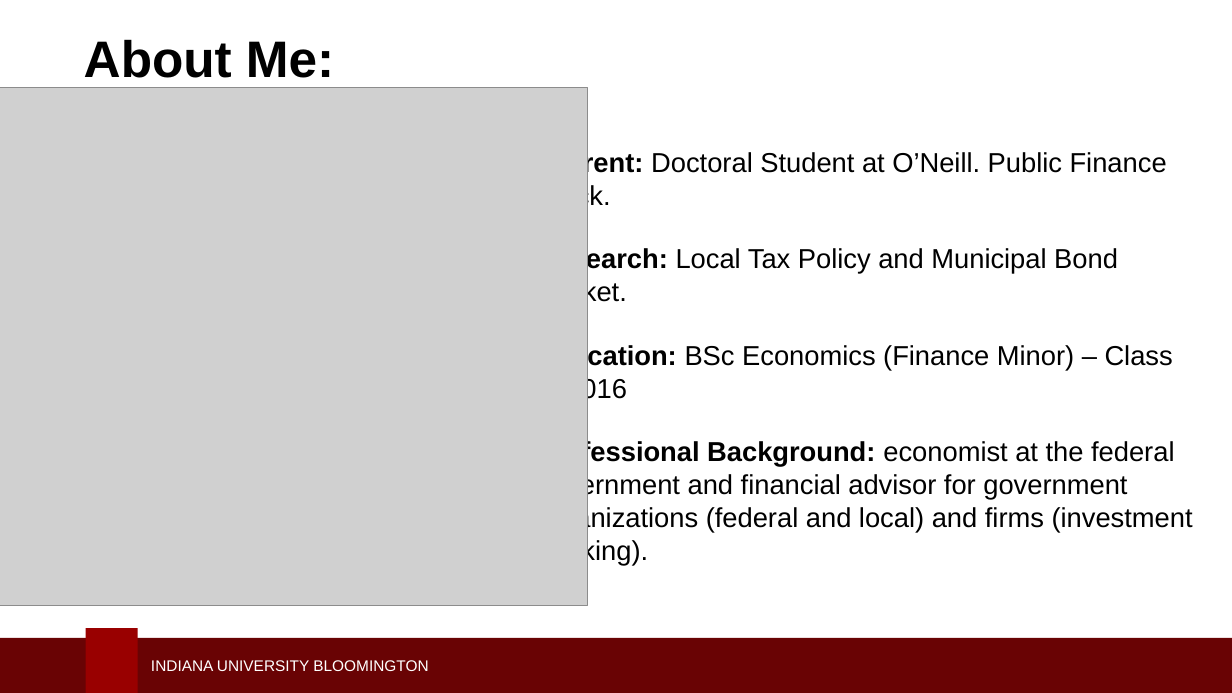
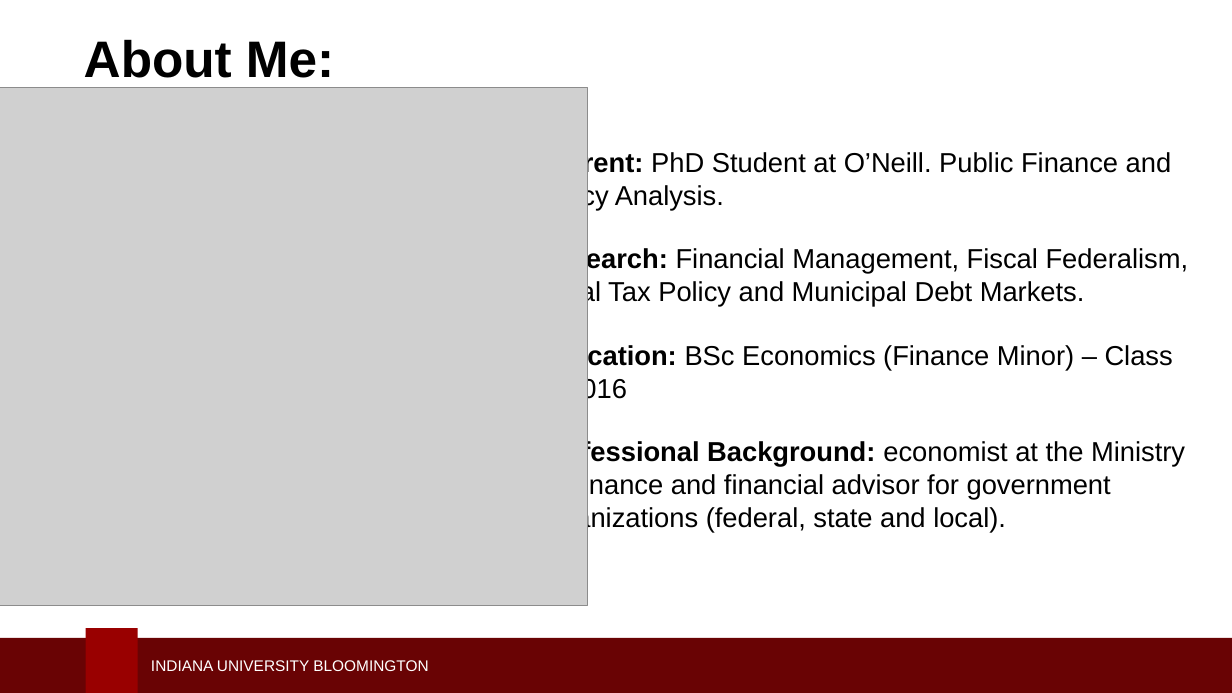
Before and after one commit to LuisNavarro07/Personal_Website, a slide deck: slide 3 of content/teaching/v202/slides/1_Introduction.pptx. Drawn at 1232x693 pixels with LibreOffice and Linux fonts; fonts in the diff are those of the drawing; grey boxes stand for pictures; background and template pictures are left out. Boxes give left, top, right and bottom in pixels: in the first picture for what was removed or moved away, otherwise in the second. Text is boxed around its words. In the diff, an @@ line names an element or a change of style, - is before the commit and + after.

```diff
--- a/content/teaching/v202/slides/1_Introduction.pptx
+++ b/content/teaching/v202/slides/1_Introduction.pptx
@@ text at (536,150,1189,307): text changed @@
-• Current: Doctoral Student at O’Neill. Public Finance Track.
-• Research: Local Tax Policy and Municipal Bond Market.
+• Current: PhD Student at O’Neill. Public Finance and Policy Analysis.
+• Research: Financial Management, Fiscal Federalism, Local Tax Policy and Municipal Debt Markets.
@@ text at (536,440,1185,533): text changed @@
-• Professional Background: economist at the federal government and financial advisor for government organizations (federal and local) and firms (investment banking).
+• Professional Background: economist at the Ministry of Finance and financial advisor for government organizations (federal, state and local).
```
Also in this commit, not shown: 1 other slide changed, 41 other files.
